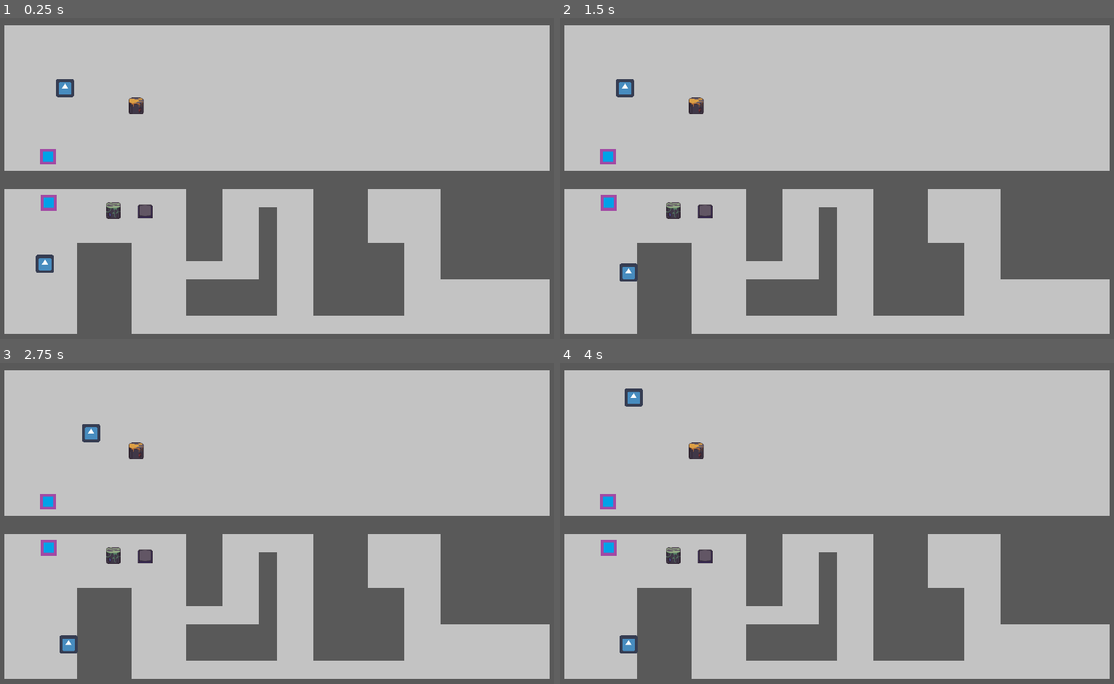
Above: before the commit, frames 1-4 (two rows, left to right).
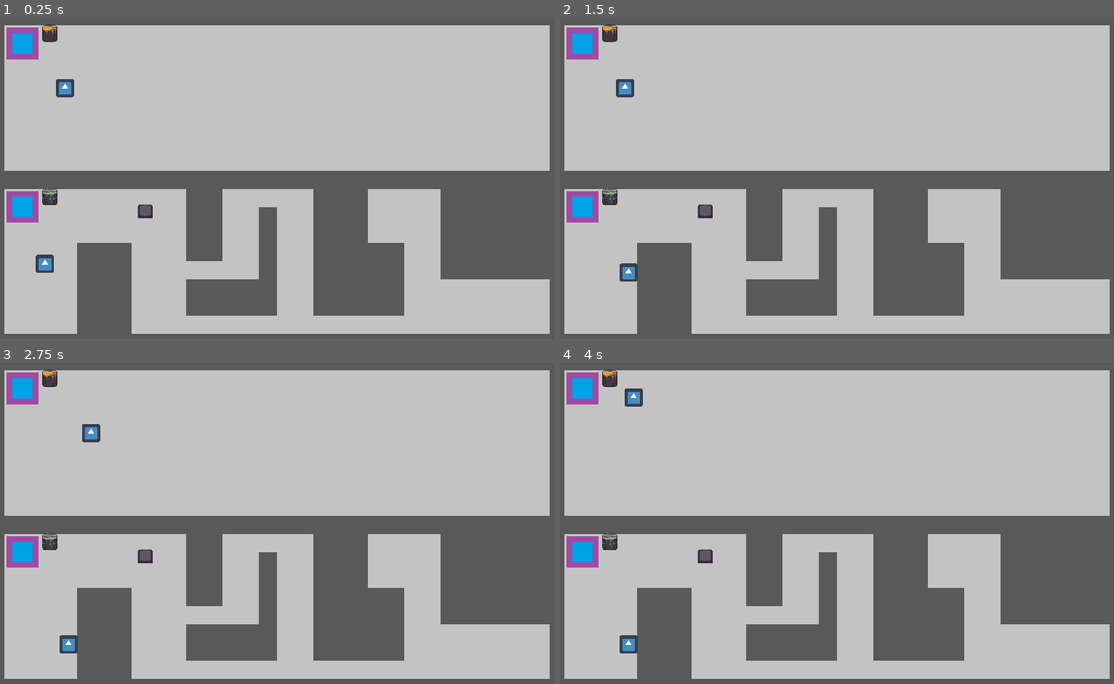
Above: after the commit, the same moments.

Repository: mio991/GMTK-2021
Game: Godot game, scene res://test.tscn
The game is run twice, just before and just after one commit, with the same random seed, the same clock (stepped at 60 frames per second) and the same inputs. The engine's default icon, where the game draws it, is replaced by a stand-in: a white triangle on a blue panel in a dark square. Sound files missing from this copy of the repository are replaced by a short silence.
Inputs:
- Up to frame 1 (0.25 s): no input
- Up to frame 2 (1.5 s): tap Enter at 0.5 s; hold D (move_right) 0.53-1.28 s; tap F (interact) at 0.6 s; hold S (move_down) from 1.28 s (still down); tap E (pickup) at 1.35 s
- Up to frame 3 (2.75 s): release S (move_down) at 2.03 s; hold D (move_right) from 2.03 s (still down); tap Tab (switch_character) at 2.1 s
- Up to frame 4 (4 s): release D (move_right) at 2.78 s; hold W (move_up) 2.78-3.53 s; tap F (interact) at 2.85 s; hold A (move_left) from 3.53 s (still down); tap E (pickup) at 3.6 s

The runs differ from the first frame. In frame 1, 1.9% of the frame differs, in the area x 1-26%, y 2-64%; in frame 2, 1.9%; in frame 3, 1.9%; in frame 4, 1.9%.

Commit message:
work in progress

Diff:
--- a/Prefabs/Character/Character.tscn
+++ b/Prefabs/Character/Character.tscn
@@ -55,6 +55,7 @@
 
 [node name="icon" type="Sprite" parent="."]
 scale = Vector2( 0.5, 0.5 )
+z_index = 2
 texture = ExtResource( 1 )
 
 [node name="CollisionShape2D" type="CollisionShape2D" parent="."]
--- a/Prefabs/Items/Preassure_Plate_Blue.tscn
+++ b/Prefabs/Items/Preassure_Plate_Blue.tscn
@@ -38,7 +38,7 @@
 "speed": 5.0
 } ]
 
-[node name="Area2D" type="Area2D"]
+[node name="Preassure Plate" type="Area2D"]
 collision_layer = 0
 collision_mask = 32
 script = ExtResource( 2 )
--- a/Prefabs/Items/Rock_Green.tscn
+++ b/Prefabs/Items/Rock_Green.tscn
@@ -1,28 +1,24 @@
-[gd_scene load_steps=5 format=2]
+[gd_scene load_steps=4 format=2]
 
 [ext_resource path="res://Assets/Images/rocks push.png" type="Texture" id=1]
 
-[sub_resource type="PhysicsMaterial" id=3]
-friction = 4.0
-rough = true
-
-[sub_resource type="AtlasTexture" id=2]
+[sub_resource type="AtlasTexture" id=1]
 flags = 4
 atlas = ExtResource( 1 )
 region = Rect2( 33, 27, 30, 34 )
 
-[sub_resource type="RectangleShape2D" id=4]
+[sub_resource type="RectangleShape2D" id=2]
 extents = Vector2( 12, 12 )
 
 [node name="Rock" type="RigidBody2D"]
+z_index = 1
 collision_layer = 51
 mode = 2
-physics_material_override = SubResource( 3 )
 
 [node name="Rock" type="Sprite" parent="."]
 position = Vector2( 0, -2 )
 scale = Vector2( 0.88, 0.88 )
-texture = SubResource( 2 )
+texture = SubResource( 1 )
 
 [node name="CollisionShape2D" type="CollisionShape2D" parent="."]
-shape = SubResource( 4 )
+shape = SubResource( 2 )
--- a/Prefabs/Items/Rock_Yellow.tscn
+++ b/Prefabs/Items/Rock_Yellow.tscn
@@ -22,6 +22,7 @@
 [node name="Rock" type="Sprite" parent="."]
 position = Vector2( 0, -2 )
 scale = Vector2( 0.88, 0.88 )
+z_index = 1
 texture = SubResource( 2 )
 
 [node name="CollisionShape2D" type="CollisionShape2D" parent="."]
--- a/test.tscn
+++ b/test.tscn
@@ -62,28 +62,6 @@
 format = 1
 tile_data = PoolIntArray( 0, 1, 0, 1, 1, 0, 2, 1, 0, 3, 1, 0, 4, 1, 0, 5, 1, 0, 6, 1, 0, 7, 1, 0, 8, 1, 0, 9, 1, 0, 10, …(8345 unchanged characters)…
 
-[node name="Area2D" parent="." instance=ExtResource( 12 )]
-position = Vector2( 280, 360 )
-
-[node name="MovmentLinker" type="Node" parent="."]
-script = ExtResource( 8 )
-
-[node name="Linker" parent="MovmentLinker" instance=ExtResource( 6 )]
-Connector1 = NodePath("../Connector1")
-Connector2 = NodePath("../Connector2")
-
-[node name="Connector1" parent="MovmentLinker" instance=ExtResource( 5 )]
-position = Vector2( 109.058, 263.491 )
-
-[node name="Connector2" parent="MovmentLinker" instance=ExtResource( 5 )]
-position = Vector2( 110.247, 344.357 )
-
-[node name="Rock" parent="." instance=ExtResource( 11 )]
-position = Vector2( 264, 176 )
-
-[node name="Rock2" parent="." instance=ExtResource( 7 )]
-position = Vector2( 224, 360 )
-
 [node name="CharacterSwitcher" parent="." instance=ExtResource( 4 )]
 Character_1 = NodePath("Character1")
 Character_2 = NodePath("Character2")
@@ -96,4 +74,34 @@
 position = Vector2( 138.69, 142.476 )
 character_music = ExtResource( 10 )
 
-[connection signal="link_or_unlink" from="MovmentLinker/Linker" to="MovmentLinker" method="_on_link_or_unlink"]
+[node name="Linker" parent="." instance=ExtResource( 6 )]
+Connector1 = NodePath("Connector1")
+Connector2 = NodePath("Connector2")
+
+[node name="MovmentLinker" type="Node" parent="Linker"]
+script = ExtResource( 8 )
+
+[node name="PinJoint2D" type="PinJoint2D" parent="Linker/MovmentLinker"]
+node_a = NodePath("../../../Rock2")
+node_b = NodePath("../../../Rock")
+bias = 0.5
+softness = 1.0
+
+[node name="Connector1" parent="Linker" instance=ExtResource( 5 )]
+position = Vector2( 64, 64 )
+scale = Vector2( 2, 2 )
+
+[node name="Connector2" parent="Linker" instance=ExtResource( 5 )]
+position = Vector2( 64, 352 )
+scale = Vector2( 2, 2 )
+
+[node name="Area2D" parent="." instance=ExtResource( 12 )]
+position = Vector2( 280, 360 )
+
+[node name="Rock2" parent="." instance=ExtResource( 7 )]
+position = Vector2( 112, 336 )
+
+[node name="Rock" parent="." instance=ExtResource( 11 )]
+position = Vector2( 112, 48 )
+
+[connection signal="link_or_unlink" from="Linker" to="Linker/MovmentLinker" method="_on_link_or_unlink"]
